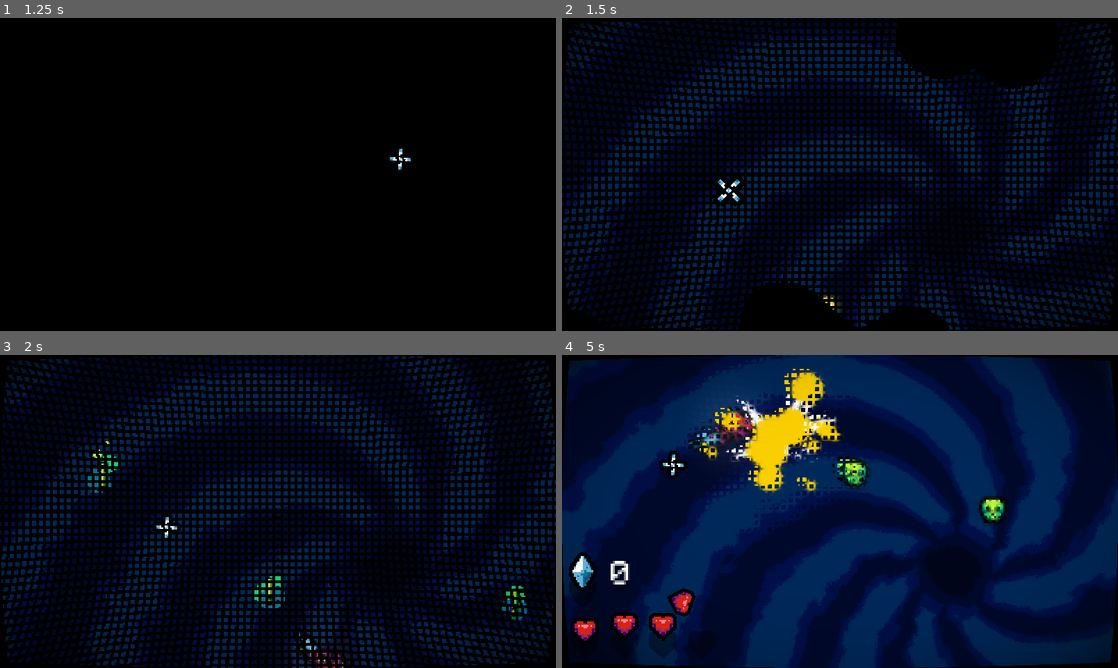
Above: before the commit, frames 1-4 (two rows, left to right).
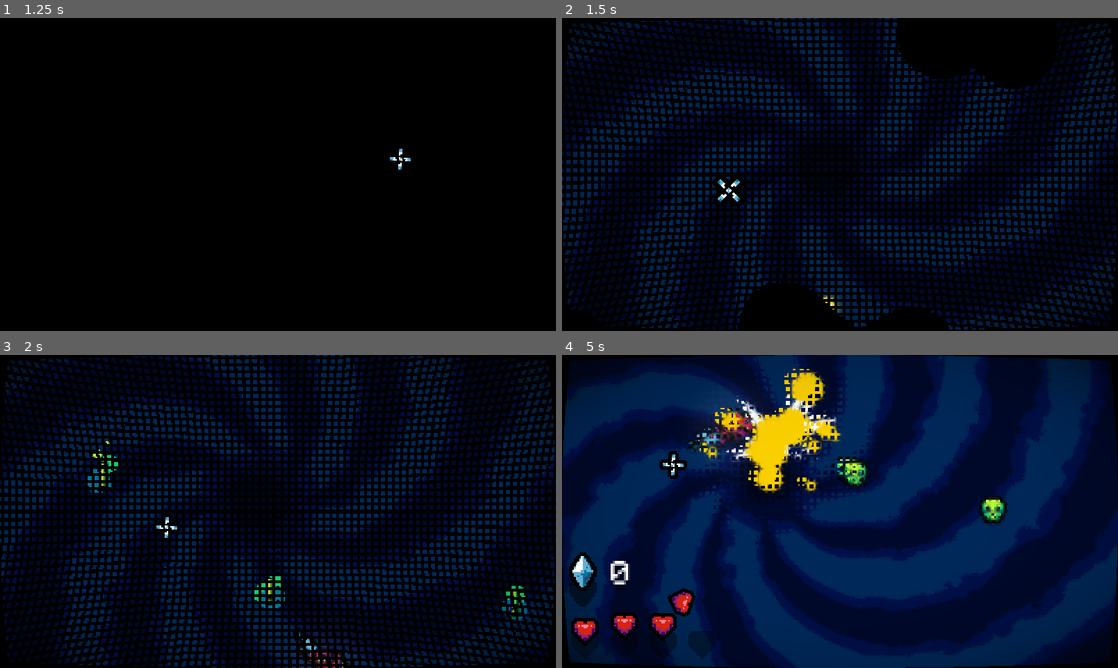
Above: after the commit, the same moments.

Repository: nemene21/gmtk-2023
Game: Godot game, scene res://scenes/menu/menu.tscn
Two runs of this game, one before a commit and one after it. Both use one fixed random seed, a clock stepped at 60 frames per second and the inputs below.
Inputs (mouse positions are in pixels of both pictures, inside the frame that each line leads up to):
- Up to frame 1 (1.25 s): tap Space (space) at 0.5, 0.6 s; move the mouse to (400, 158) at 0.52 s; hold D (right) from 0.53 s (still down)
- Up to frame 2 (1.5 s): move the mouse to (728, 190) at 1.27 s; release D (right) at 1.28 s; hold S (down) from 1.28 s (still down); click (728, 190) at 1.35 s
- Up to frame 3 (2 s): keep holding S (down); tap Space (space) at 1.55 s
- Up to frame 4 (5 s): move the mouse to (895, 442) at 2.02 s; release S (down) at 2.03 s; hold D (right) 2.03-2.78 s; tap Space (space) at 2.1, 2.85, 3.8, 4.35 s; move the mouse to (812, 574) at 2.77 s; hold W (up) 2.78-3.53 s; move the mouse to (1006, 558) at 3.52 s; press the mouse at (1006, 558) at 3.53 s; hold A (left) from 3.53 s (still down); move the mouse to (673, 464) at 4.27 s; release the mouse at (673, 464) at 4.28 s

Frame 1 is identical in both runs. In frame 2, 16% of the frame differs, in the area x 0-100%, y 0-100%; in frame 3, 17%; in frame 4, 43%.

Commit message:
make the bg actually move

Diff:
--- a/scenes/main.tscn
+++ b/scenes/main.tscn
@@ -1,10 +1,11 @@
-[gd_scene load_steps=19 format=3 uid="uid://cqorgqbf84ipi"]
+[gd_scene load_steps=20 format=3 uid="uid://diq541e3clnxd"]
 
 [ext_resource type="PackedScene" uid="uid://bf8e26542y7vu" path="res://scenes/player/player.tscn" id="1_3v7hw"]
 [ext_resource type="Script" path="res://scenes/main.gd" id="1_sin0s"]
 [ext_resource type="Shader" path="res://scenes/background.gdshader" id="2_4dqtd"]
 [ext_resource type="PackedScene" path="res://addons/framework/op_nodes/shakeable_camera_2d.tscn" id="2_tvnqt"]
 [ext_resource type="PackedScene" uid="uid://b2n52uwkxj2f" path="res://scenes/player/ui/cursor.tscn" id="3_31t07"]
+[ext_resource type="Script" path="res://scenes/bg.gd" id="5_7fbsf"]
 [ext_resource type="PackedScene" uid="uid://l3hlemagoo6y" path="res://scenes/player/ui/ui_heart.tscn" id="5_7vn35"]
 [ext_resource type="PackedScene" uid="uid://dtwuvcg7mhsq5" path="res://scenes/player/ui/ui_money.tscn" id="5_puuvu"]
 [ext_resource type="Script" path="res://scenes/player/ui/hp_ui_container.gd" id="6_07q76"]
@@ -30,6 +31,33 @@
 shader_parameter/spin_speed = 0.35
 shader_parameter/noise = SubResource("NoiseTexture2D_bi756")
 
+[sub_resource type="Animation" id="Animation_e2eeh"]
+length = 0.001
+tracks/0/type = "value"
+tracks/0/imported = false
+tracks/0/enabled = true
+tracks/0/path = NodePath("hp_ui:position")
+tracks/0/interp = 1
+tracks/0/loop_wrap = true
+tracks/0/keys = {
+"times": PackedFloat32Array(0),
+"transitions": PackedFloat32Array(1),
+"update": 0,
+"values": [Vector2(0, 0)]
+}
+tracks/1/type = "value"
+tracks/1/imported = false
+tracks/1/enabled = true
+tracks/1/path = NodePath("ui_money:position")
+tracks/1/interp = 1
+tracks/1/loop_wrap = true
+tracks/1/keys = {
+"times": PackedFloat32Array(0),
+"transitions": PackedFloat32Array(1),
+"update": 0,
+"values": [Vector2(36, 401)]
+}
+
 [sub_resource type="Animation" id="Animation_6unpq"]
 resource_name = "in"
 length = 2.0
@@ -58,39 +86,27 @@
 "values": [Vector2(-199, 401), Vector2(36, 401)]
 }
 
-[sub_resource type="Animation" id="Animation_e2eeh"]
-length = 0.001
-tracks/0/type = "value"
-tracks/0/imported = false
-tracks/0/enabled = true
-tracks/0/path = NodePath("hp_ui:position")
-tracks/0/interp = 1
-tracks/0/loop_wrap = true
-tracks/0/keys = {
-"times": PackedFloat32Array(0),
-"transitions": PackedFloat32Array(1),
-"update": 0,
-"values": [Vector2(0, 0)]
-}
-tracks/1/type = "value"
-tracks/1/imported = false
-tracks/1/enabled = true
-tracks/1/path = NodePath("ui_money:position")
-tracks/1/interp = 1
-tracks/1/loop_wrap = true
-tracks/1/keys = {
-"times": PackedFloat32Array(0),
-"transitions": PackedFloat32Array(1),
-"update": 0,
-"values": [Vector2(36, 401)]
-}
-
 [sub_resource type="AnimationLibrary" id="AnimationLibrary_udtif"]
 _data = {
 "RESET": SubResource("Animation_e2eeh"),
 "in": SubResource("Animation_6unpq")
 }
 
+[sub_resource type="Animation" id="Animation_xwioq"]
+length = 0.001
+tracks/0/type = "value"
+tracks/0/imported = false
+tracks/0/enabled = true
+tracks/0/path = NodePath("camera:position")
+tracks/0/interp = 1
+tracks/0/loop_wrap = true
+tracks/0/keys = {
+"times": PackedFloat32Array(0),
+"transitions": PackedFloat32Array(1),
+"update": 0,
+"values": [Vector2(480, 270)]
+}
+
 [sub_resource type="Animation" id="Animation_v2hhn"]
 resource_name = "start"
 tracks/0/type = "value"
@@ -104,21 +120,6 @@
 "transitions": PackedFloat32Array(-2, -2),
 "update": 0,
 "values": [Vector2(480, -270), Vector2(480, 270)]
-}
-
-[sub_resource type="Animation" id="Animation_xwioq"]
-length = 0.001
-tracks/0/type = "value"
-tracks/0/imported = false
-tracks/0/enabled = true
-tracks/0/path = NodePath("camera:position")
-tracks/0/interp = 1
-tracks/0/loop_wrap = true
-tracks/0/keys = {
-"times": PackedFloat32Array(0),
-"transitions": PackedFloat32Array(1),
-"update": 0,
-"values": [Vector2(480, 270)]
 }
 
 [sub_resource type="AnimationLibrary" id="AnimationLibrary_qt0w6"]
@@ -150,6 +151,7 @@
 anchor_bottom = 1.0
 grow_horizontal = 2
 grow_vertical = 2
+script = ExtResource("5_7fbsf")
 
 [node name="ui" type="CanvasLayer" parent="."]
 layer = 2
Not shown, added: scenes/enemies/UFO.png.import
Not shown, added: scenes/vfx/firepartcl.png.import
